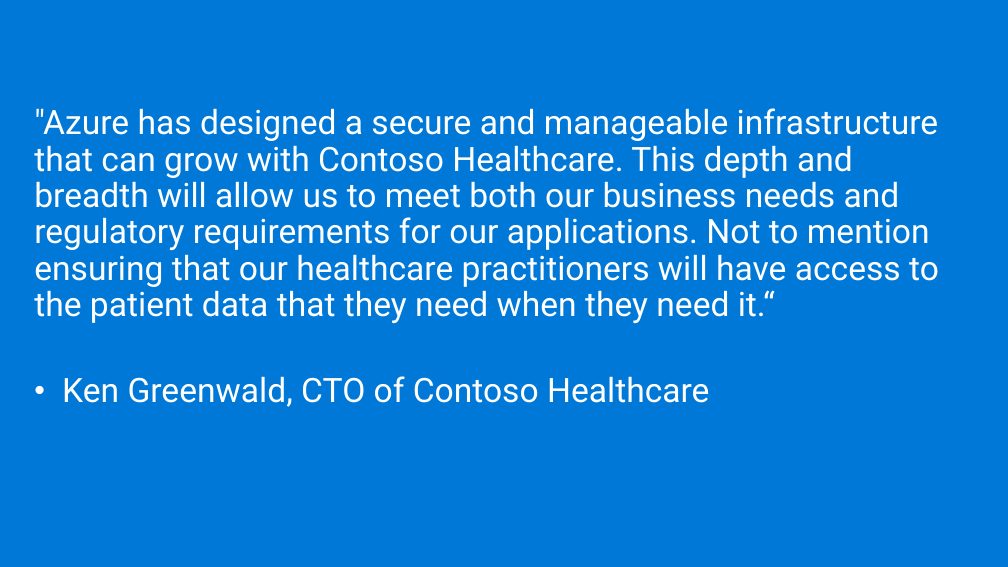
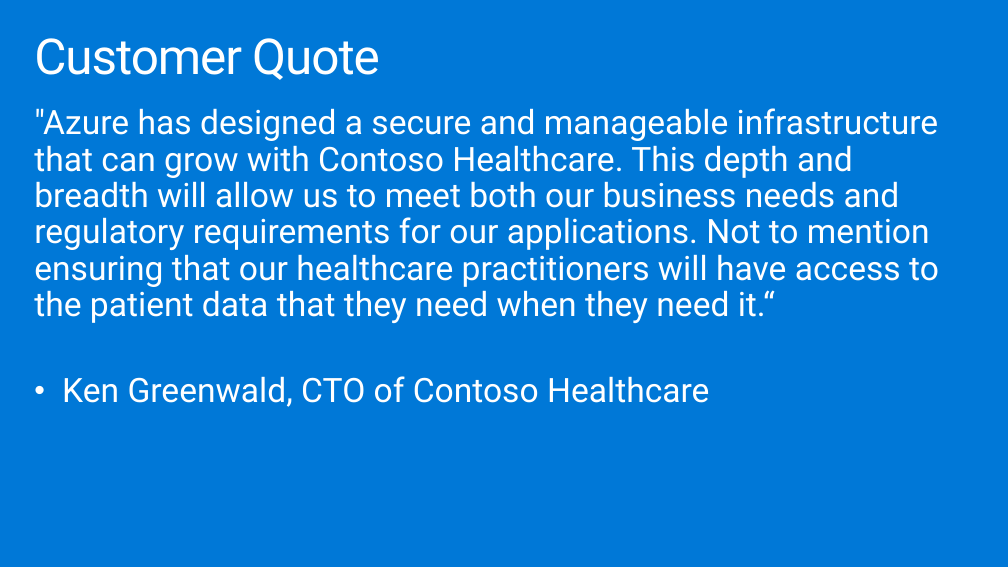
Before and after one commit to dwnatwick/MCW-Windows-Virtual-Desktop, a slide deck: slide 34 of Whiteboard-design-session/WDS trainer presentation - Windows Virtual Desktop.pptx. Drawn at 1008x567 pixels with LibreOffice and Linux fonts; fonts in the diff are those of the drawing. Boxes give left, top, right and bottom in pixels: in the first picture for what was removed or moved away, otherwise in the second. Text is boxed around its words. In the diff, an @@ line names an element or a change of style, - is before the commit and + after.

```diff
--- a/Whiteboard-design-session/WDS trainer presentation - Windows Virtual Desktop.pptx
+++ b/Whiteboard-design-session/WDS trainer presentation - Windows Virtual Desktop.pptx
@@ title added at (x1=34, y1=38, x2=380, y2=80), 47 pt, text #FFFFFF @@
+Customer Quote
```
Also in this commit, not shown: 4 other slides changed, 3 other files.
